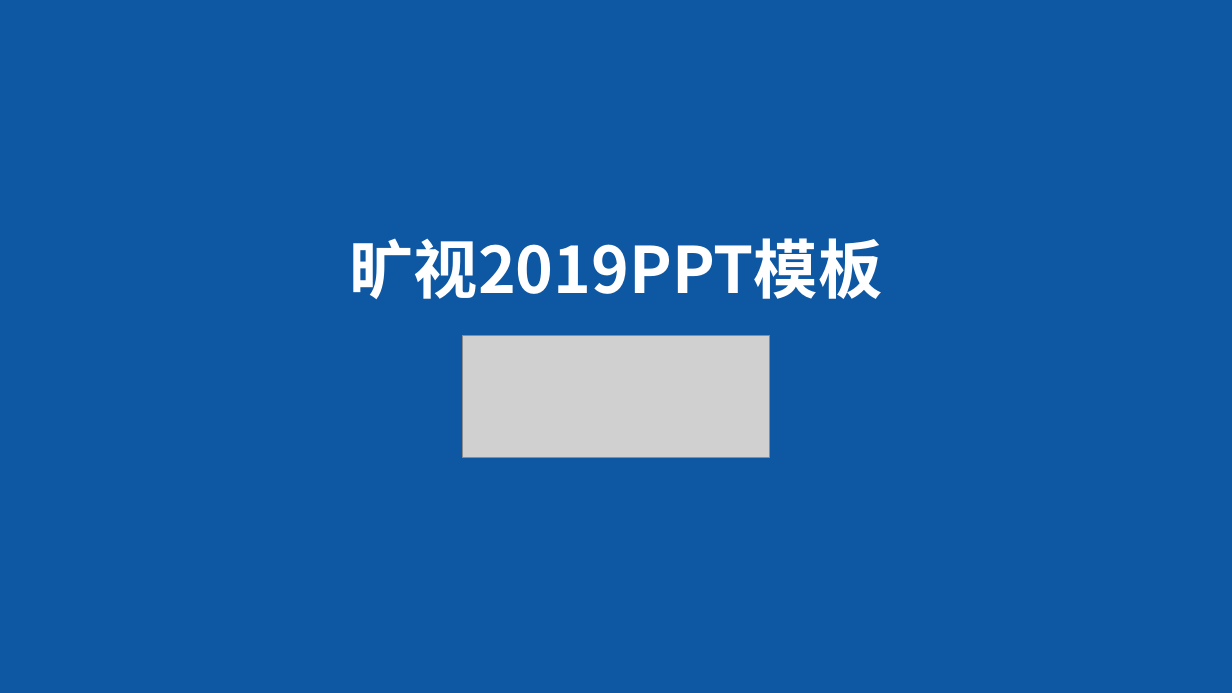
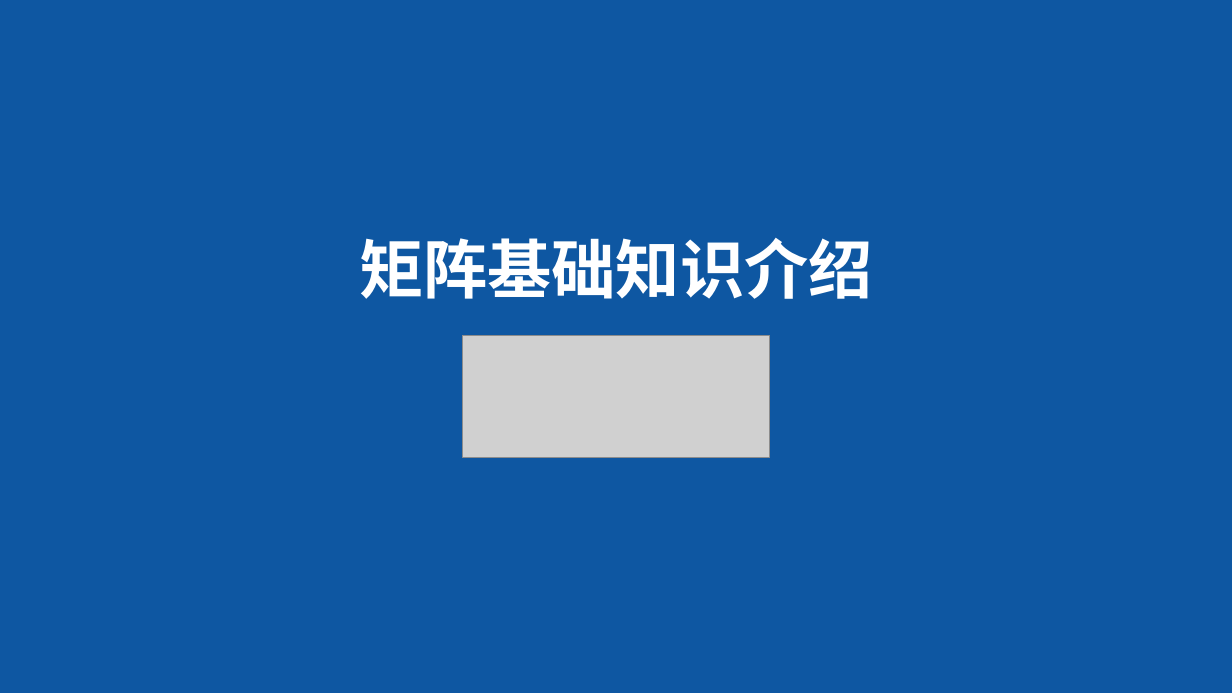
Before and after one commit to yuanyuanxiang/simple-neural-network, a slide deck: slide 1 of doc/数学基础知识介绍_矩阵.pptx. Drawn at 1232x693 pixels with LibreOffice and Linux fonts; fonts in the diff are those of the drawing; grey boxes stand for pictures. Boxes give left, top, right and bottom in pixels: in the first picture for what was removed or moved away, otherwise in the second. Text is boxed around its words. In the diff, an @@ line names an element or a change of style, - is before the commit and + after.

```diff
--- a/doc/数学基础知识介绍_矩阵.pptx
+++ b/doc/数学基础知识介绍_矩阵.pptx
@@ title at <box>359,238,872,299</box>: text changed @@
-旷视2019PPT模板
+矩阵基础知识介绍
```
Also in this commit, not shown: 1 other file.
